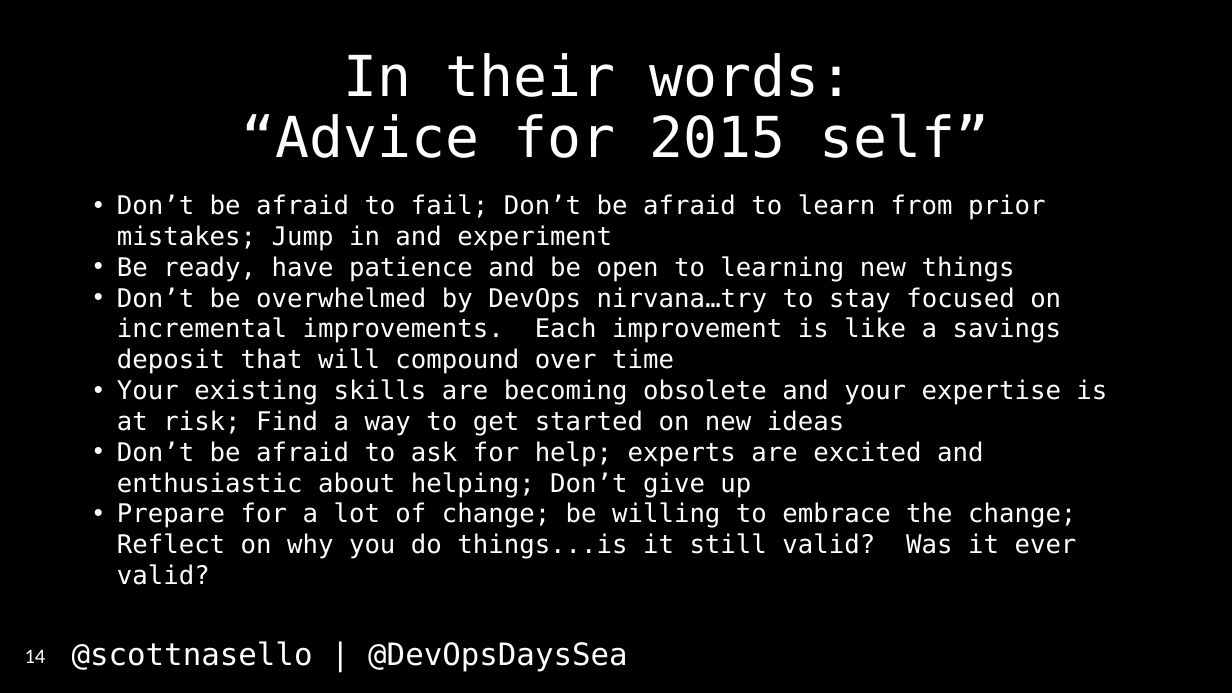
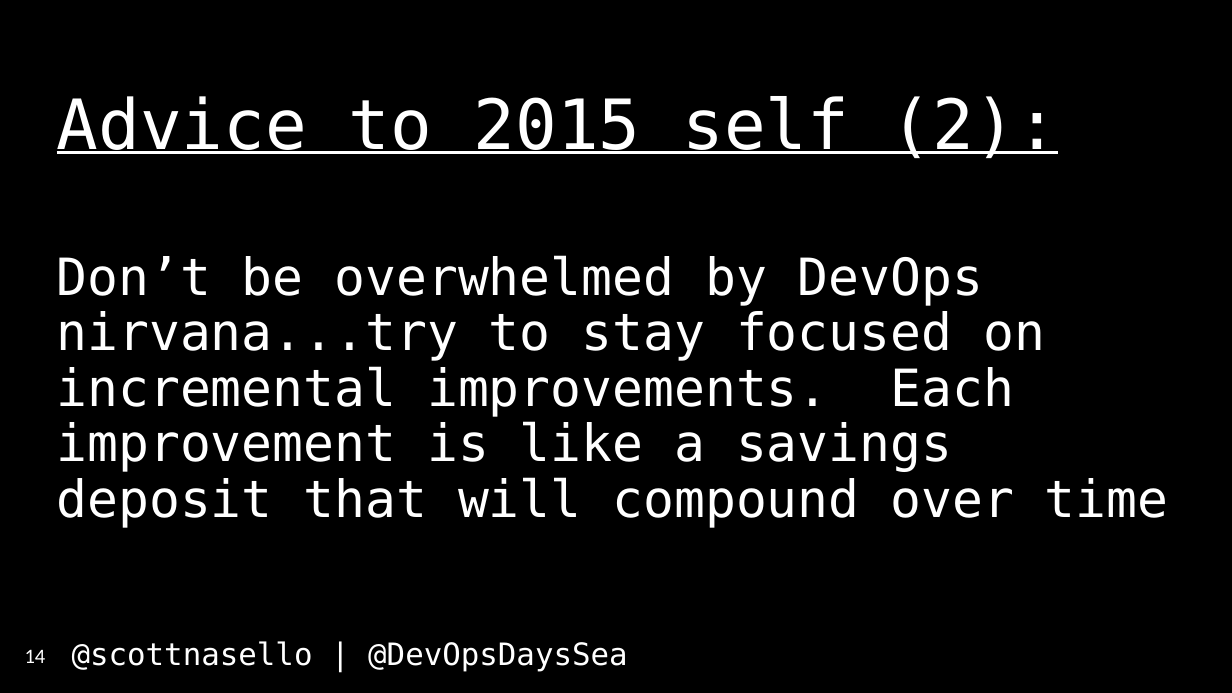
Before and after one commit to scottnasello/talks, a slide deck: slide 14 of 2017-04-26 Seattle DevOpsDays/DevOpsDays Seattle.pptx. Drawn at 1232x693 pixels with LibreOffice and Linux fonts; fonts in the diff are those of the drawing. Boxes give left, top, right and bottom in pixels: in the first picture for what was removed or moved away, otherwise in the second. Text is boxed around its words. In the diff, an @@ line names an element or a change of style, - is before the commit and + after.

```diff
--- a/2017-04-26 Seattle DevOpsDays/DevOpsDays Seattle.pptx
+++ b/2017-04-26 Seattle DevOpsDays/DevOpsDays Seattle.pptx
@@ title removed at (x1=242, y1=53, x2=989, y2=158) @@
-In their words:
-“Advice for 2015 self”
@@ text "Advice to 2015 self (2):" at (x1=57, y1=96, x2=1169, y2=528): vertical alignment top to middle @@
@@ text at (x1=57, y1=96, x2=1169, y2=528): text changed; size 20 to 40 pt @@
-• Don’t be afraid to fail; Don’t be afraid to learn from prior mistakes; Jump in and experiment
-• Be ready, have patience and be open to learning new things
-• Don’t be overwhelmed by DevOps nirvana…try to stay focused on incremental improvements. Each improvement is like a savings deposit that will compound over time
-• Your existing skills are becoming obsolete and your expertise is at risk; Find a way to get started on new ideas
-• Don’t be afraid to ask for help; experts are excited and enthusiastic about helping; Don’t give up
-• Prepare for a lot of change; be willing to embrace the change; Reflect on why you do things...is it still valid? Was it ever valid?
+Advice to 2015 self (2):
+Don’t be overwhelmed by DevOps nirvana...try to stay focused on incremental improvements. Each improvement is like a savings deposit that will compound over time
```
Also in this commit, not shown: 12 other slides changed, 17 slides added, 8 slides removed, 1 other file.
